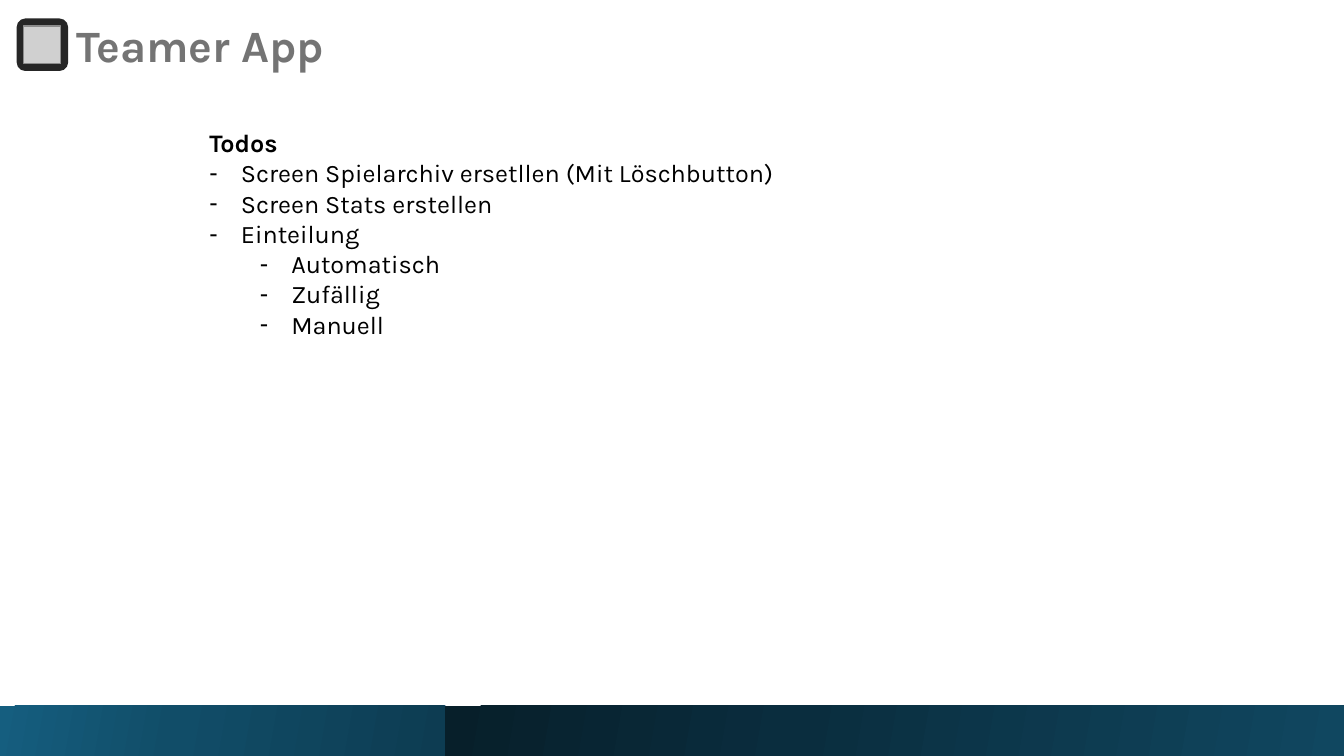
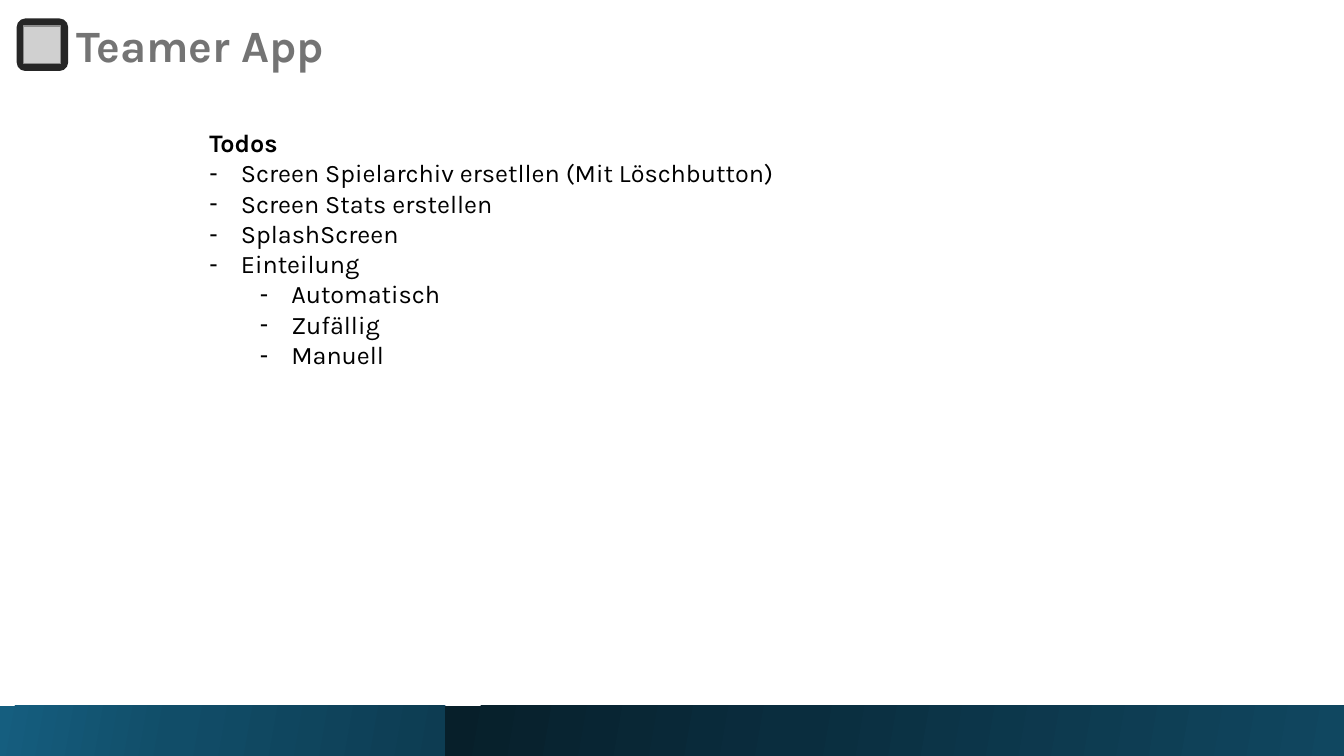
Before and after one commit to fohmij/teamer_flutter, a slide deck: slide 8 of Teamer.pptx. Drawn at 1344x756 pixels with LibreOffice and Linux fonts; fonts in the diff are those of the drawing; grey boxes stand for pictures. Boxes give left, top, right and bottom in pixels: in the first picture for what was removed or moved away, otherwise in the second. Text is boxed around its words. In the diff, an @@ line names an element or a change of style, - is before the commit and + after.

```diff
--- a/Teamer.pptx
+++ b/Teamer.pptx
@@ text at [241,225,399,249]: paragraph added @@
+– SplashScreen
```
Also in this commit, not shown: 2 other files.
